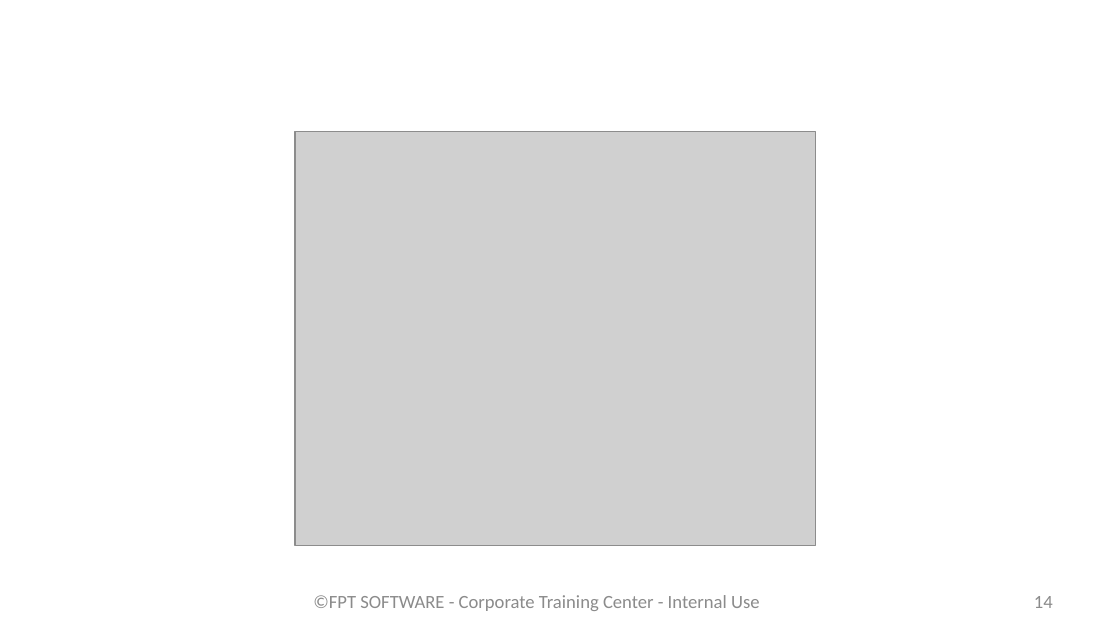
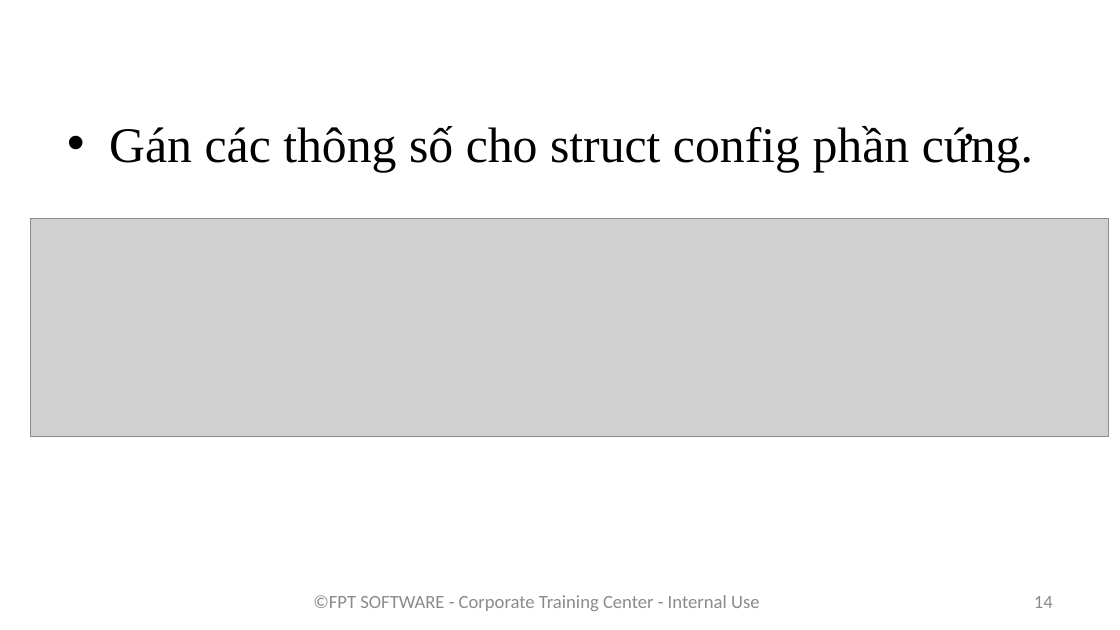
Before and after one commit to phuthodien/training_linux_embedded_v2, a slide deck: slide 14 of Bai 11/Device tree.pptx. Drawn at 1120x630 pixels with LibreOffice and Linux fonts; fonts in the diff are those of the drawing; grey boxes stand for pictures; background and template pictures are left out. Boxes give left, top, right and bottom in pixels: in the first picture for what was removed or moved away, otherwise in the second. Text is boxed around its words. In the diff, an @@ line names an element or a change of style, - is before the commit and + after.

```diff
--- a/Bai 11/Device tree.pptx
+++ b/Bai 11/Device tree.pptx
@@ text added at [109,126,1033,172], 32 pt, text #000000 @@
+• Gán các thông số cho struct config phần cứng.
@@ picture removed at [295,132,814,545] @@
@@ picture added at [31,218,1109,437] @@
```
Also in this commit, not shown: 4 other slides changed, 2 slides added, 2 other files.
